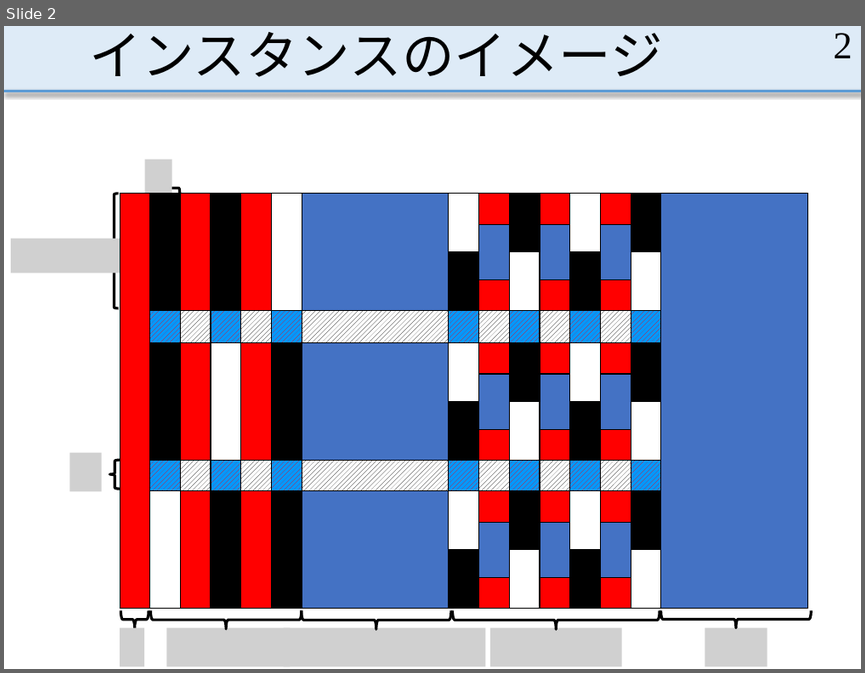
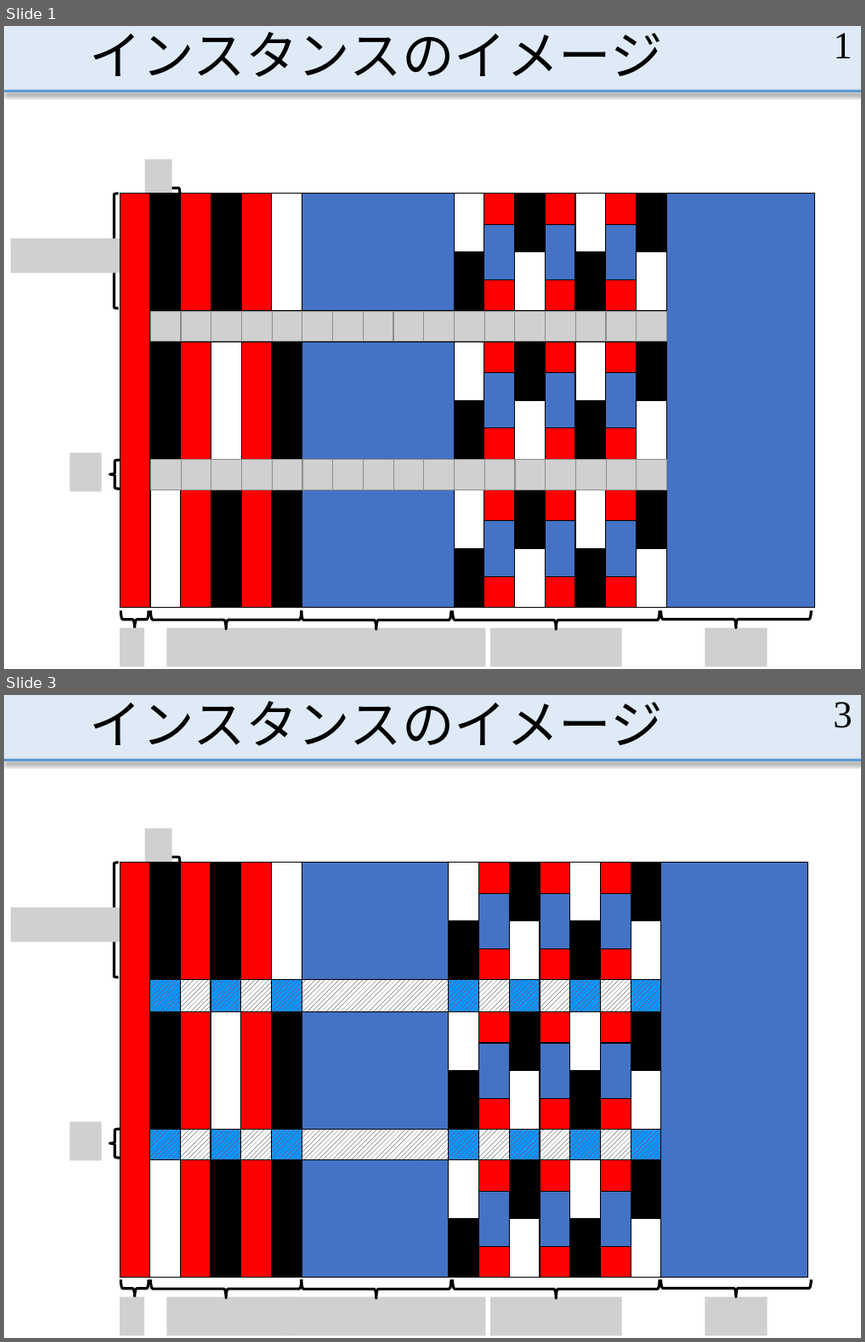
Before and after one commit to MasayaOda/SR, a slide deck: 190513oda.pptx. Shown one above the other, each under a label of ours: slide 2 before the commit, slides 1 and 3 after it; the slides between them are not shown. The pictures are 865x673 and 865x1342 pixels, drawn with LibreOffice and Linux fonts; fonts in the diff are those of the drawing; grey boxes stand for pictures. Boxes give left, top, right and bottom in pixels: in the first picture for what was removed or moved away, otherwise in the second. Text is boxed around its words. In the diff, an @@ line names an element or a change of style, - is before the commit and + after.

```diff
--- a/190513oda.pptx
+++ b/190513oda.pptx
@@ slide 1 added at <box>4,26,861,669</box>, background #FFFFFF; not listed: 2 template elements that a slide beside it also shows @@
@@ title added at <box>90,32,663,77</box>, 44 pt, text #000000 @@
+インスタンスのイメージ
@@ page number added at <box>833,33,851,58</box>, 32 pt, text #000000 @@
+1
@@ picture added at <box>144,159,172,193</box> @@
@@ left brace added at <box>109,193,118,308</box>, outline #000000 2.25 pt @@
@@ table added at <box>120,193,810,607</box>, 14 rows, 15 columns @@
+ |  |  |  |  |  |  |  |  |  |  |  |  |  | 
+ |  |  |  |  |  |  |  |  |  |  |  |  |  | 
+ |  |  |  |  |  |  |  |  |  |  |  |  |  | 
+ |  |  |  |  |  |  |  |  |  |  |  |  |  | 
+ |  |  |  |  |  |  |  |  |  |  |  |  |  | 
+ |  |  |  |  |  |  |  |  |  |  |  |  |  | 
+ |  |  |  |  |  |  |  |  |  |  |  |  |  | 
+ |  |  |  |  |  |  |  |  |  |  |  |  |  | 
+ |  |  |  |  |  |  |  |  |  |  |  |  |  | 
+ |  |  |  |  |  |  |  |  |  |  |  |  |  | 
+ |  |  |  |  |  |  |  |  |  |  |  |  |  | 
+ |  |  |  |  |  |  |  |  |  |  |  |  |  | 
+ |  |  |  |  |  |  |  |  |  |  |  |  |  | 
+ |  |  |  |  |  |  |  |  |  |  |  |  |  | 
@@ left brace added at <box>151,183,180,193</box>, outline #000000 2.25 pt @@
@@ picture added at <box>11,238,129,272</box> @@
@@ group added at <box>150,312,666,341</box>: 17 pictures @@
@@ picture added at <box>70,453,102,491</box> @@
@@ group added at <box>150,459,666,488</box>: 17 pictures @@
@@ left brace added at <box>109,460,120,488</box>, outline #000000 2.25 pt @@
@@ left brace added at <box>121,610,148,628</box>, outline #000000 2.25 pt @@
@@ left brace added at <box>150,611,301,629</box>, outline #000000 2.25 pt @@
@@ left brace added at <box>302,610,452,629</box>, outline #000000 2.25 pt @@
@@ left brace added at <box>452,610,659,630</box>, outline #000000 2.25 pt @@
@@ left brace added at <box>661,610,811,627</box>, outline #000000 2.25 pt @@
@@ picture added at <box>120,628,144,666</box> @@
@@ picture added at <box>167,628,290,666</box> @@
@@ picture added at <box>284,628,485,666</box> @@
@@ picture added at <box>490,628,622,666</box> @@
@@ picture added at <box>705,628,767,666</box> @@
@@ what was slide 2 is now slide 3 @@
@@ page number at <box>833,702,851,728</box>: text changed @@
-2
+3
```
Also in this commit, not shown: 10 slides changed, 1 other slide added.
